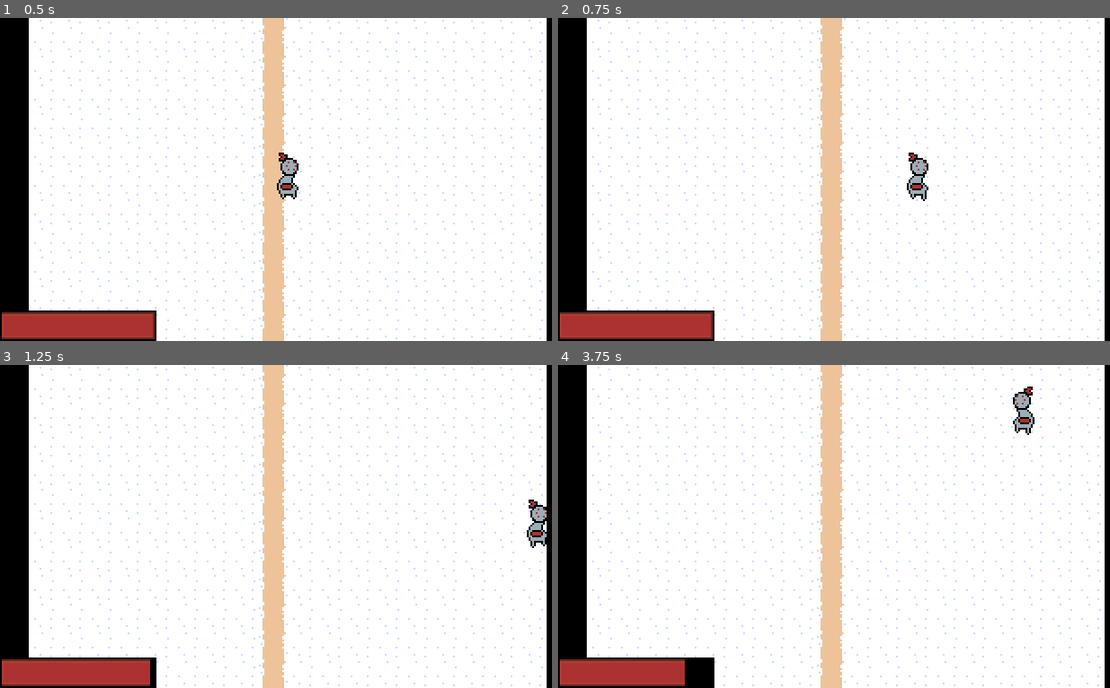
Above: before the commit, frames 1-4 (two rows, left to right).
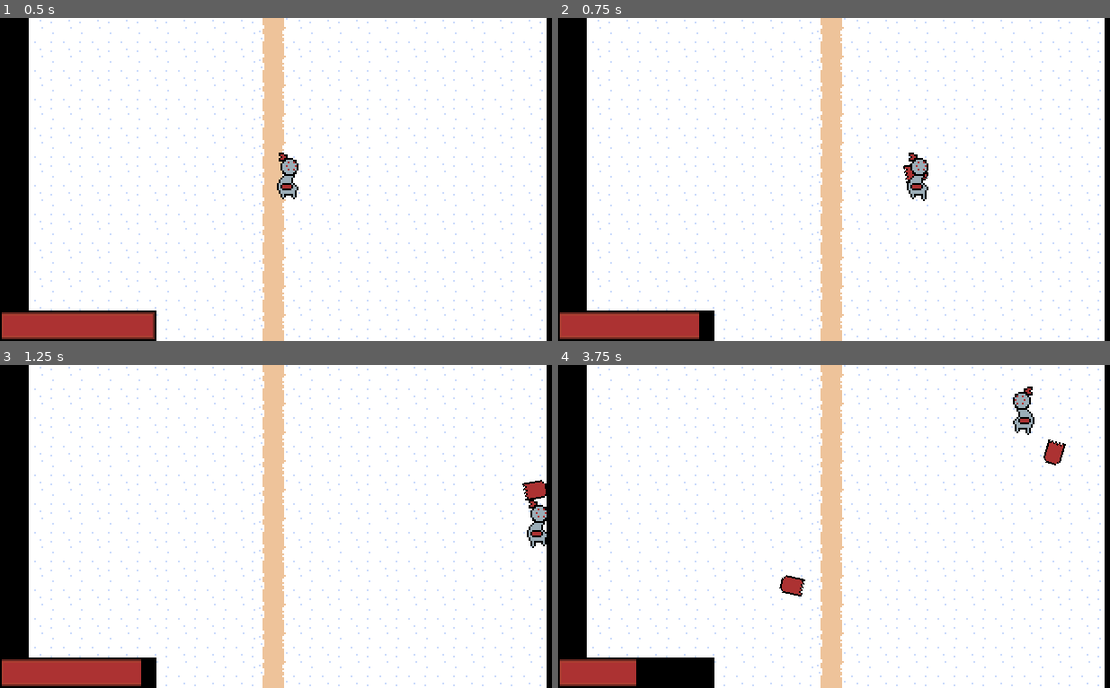
Above: after the commit, the same moments.

Repository: UltimateBlackGuy/tundralocke-new-
Game: Godot game, scene res://root.tscn
Same seed, same stepped clock (60 frames per second), same inputs: the game is played once before the commit and once after it.
Inputs (mouse positions are in pixels of both pictures, inside the frame that each line leads up to):
- Up to frame 1 (0.5 s): no input
- Up to frame 2 (0.75 s): tap Enter at 0.5 s; move the mouse to (972, 163) at 0.52 s; hold D (right) from 0.53 s (still down); click (972, 163) at 0.6 s
- Up to frame 3 (1.25 s): keep holding D (right)
- Up to frame 4 (3.75 s): move the mouse to (729, 542) at 1.27 s; release D (right) at 1.28 s; hold S (down) 1.28-2.03 s; click (729, 542) at 1.35 s; move the mouse to (905, 455) at 2.02 s; hold D (right) 2.03-2.78 s; click (905, 455) at 2.1 s; move the mouse to (817, 591) at 2.77 s; hold W (up) 2.78-3.53 s; click (817, 591) at 2.85 s; move the mouse to (1016, 574) at 3.52 s; hold A (left) from 3.53 s (still down); click (1016, 574) at 3.6 s

Frame 1 is identical in both runs. In frame 2, 0.3% of the frame differs, in the area x 25-68%, y 45-100%; in frame 3, 0.3%; in frame 4, 1.2%, in the area x 14-93%, y 23-100%.

Commit message:
Added an Attack to the player
Added a simple fire attack to the player.

Diff:
--- /dev/null
+++ b/blast.gd
@@ -0,0 +1,26 @@
+extends Area2D
+
+
+@export var speed: int
+@export var damage: int
+@export var heatTaken: float
+@export var size: int
+
+var dir
+
+func findPlayer():
+	var player = get_parent().get_node("Player")
+	return player
+# Called when the node enters the scene tree for the first time.
+func _ready() -> void:
+	look_at(get_global_mouse_position())
+	var plr = findPlayer()
+	dir = (get_global_mouse_position() - plr.global_position).normalized()
+
+
+# Called every frame. 'delta' is the elapsed time since the previous frame.
+func _process(delta: float) -> void:
+	global_position += dir * speed * delta
+
+	scale.x = size
+	scale.y = size
--- /dev/null
+++ b/blast.tscn
@@ -0,0 +1,26 @@
+[gd_scene format=3 uid="uid://o4ues8cl14tj"]
+
+[ext_resource type="Script" uid="uid://cwdo0y1hgydxg" path="res://blast.gd" id="1_l5868"]
+[ext_resource type="Texture2D" uid="uid://blfxkejtjallo" path="res://placeholderAttack.png" id="2_4nsg3"]
+
+[sub_resource type="CapsuleShape2D" id="CapsuleShape2D_x7jdf"]
+radius = 6.0
+height = 16.0
+
+[node name="Blast" type="Area2D" unique_id=1275208406]
+texture_filter = 1
+collision_layer = 2
+collision_mask = 4
+script = ExtResource("1_l5868")
+speed = 200
+damage = 5
+heatTaken = 10.0
+size = 1
+
+[node name="CollisionShape2D" type="CollisionShape2D" parent="." unique_id=1805626039]
+shape = SubResource("CapsuleShape2D_x7jdf")
+debug_color = Color(0.9229071, 0.25599745, 0.28358787, 0.41960785)
+
+[node name="Sprite2D" type="Sprite2D" parent="." unique_id=1772641259]
+rotation = -1.5707964
+texture = ExtResource("2_4nsg3")
--- a/player.gd
+++ b/player.gd
@@ -10,7 +10,7 @@
 var WalkAnim = "Walking"
 #Fill this up when we actually have some of these guys
 var Alurians = []
-
+var blast: PackedScene = load("res://blast.tscn")
 # Called when the node enters the scene tree for the first time.
 func _ready() -> void:
 	pass # Replace with function body.
@@ -31,6 +31,13 @@
 
 	if lastdir.x != 0 or lastdir.y != 0:
 		Sprite.play("Walking")
-		Heat = Heat - 0.1
 	else:
 		Sprite.play("Idle")
+
+	if Input.is_action_just_pressed("Attack"):
+		if Heat != 0:
+			var newBlast = blast.instantiate()
+			newBlast.global_position = global_position
+			get_parent().add_child(newBlast)
+
+			Heat -= newBlast.heatTaken
--- a/project.godot
+++ b/project.godot
@@ -45,6 +45,11 @@
 "events": [Object(InputEventKey,"resource_local_to_scene":false,"resource_name":"","device":-1,"window_id":0,"alt_press …(192 unchanged characters)…
 ]
 }
+Attack={
+"deadzone": 0.2,
+"events": [Object(InputEventMouseButton,"resource_local_to_scene":false,"resource_name":"","device":-1,"window_id":0,"alt_pressed":false,"shift_pressed":false,"ctrl_pressed":false,"meta_pressed":false,"button_mask":0,"position":Vector2(0, 0),"global_position":Vector2(0, 0),"factor":1.0,"button_index":1,"canceled":false,"pressed":false,"double_click":false,"script":null)
+]
+}
 
 [layer_names]
 
--- a/root.tscn
+++ b/root.tscn
@@ -4,7 +4,7 @@
 [ext_resource type="Script" uid="uid://bg55axxt0383k" path="res://main.gd" id="1_vvh5c"]
 [ext_resource type="Texture2D" uid="uid://dn8i8mo8m5wxo" path="res://heatbar.png" id="2_pyidc"]
 [ext_resource type="Texture2D" uid="uid://cnbaguxme0idg" path="res://heatbarBack.png" id="3_28aoi"]
-[ext_resource type="Texture2D" uid="uid://dbmot3ms8n422" path="res://tileset.png" id="4_jnlp7"]
+[ext_resource type="Texture2D" uid="uid://dbmot3ms8n422" path="res://TundralockeSpritess/tileset.png" id="4_jnlp7"]
 
 [sub_resource type="TileSetAtlasSource" id="TileSetAtlasSource_jnlp7"]
 texture = ExtResource("4_jnlp7")
@@ -46,9 +46,9 @@
 
 [node name="Player" parent="." unique_id=1888169401 instance=ExtResource("1_pq8q7")]
 z_index = 1
-Heat = 100
 
 [node name="TileMapLayer" type="TileMapLayer" parent="." unique_id=125187654]
+z_index = -1
 texture_filter = 1
 tile_map_data = PackedByteArray("AAAJAAUAAAAAAAAAAAAJAAQAAAAAAAAAAAAJAAMAAAAAAAAAAAAJAAIAAAAAAAAAAAAJAAEAAAAAAAAAAAAJAA …(4336 unchanged characters)…
 tile_set = SubResource("TileSet_l8v81")
Renamed: tileset.png -> TundralockeSpritess/tileset.png
Not shown, changed: TundralockeSpritess/tileset.png.import
Not shown, added: blast.gd.uid
Binary file added: placeholderAttack.png
Not shown, added: placeholderAttack.png.import
